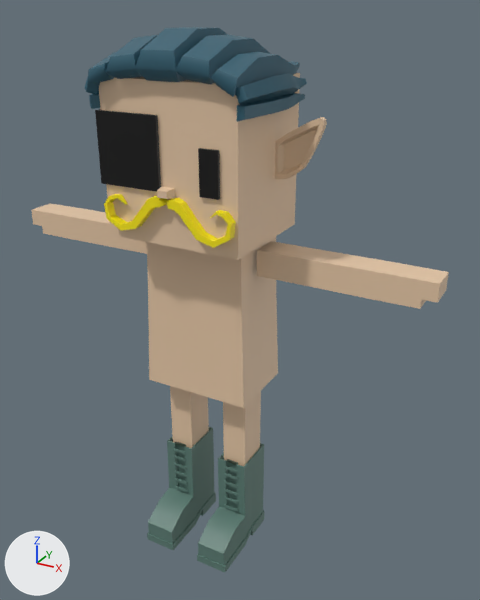
An edit to the FBX model mustachiorascals/fbx/3678edd7-d987-4be0-9b91-6f016a8f3b3a.fbx, drawn before and after from the same camera.
Camera for both pictures: a 50 mm lens placed at (0.0182, -0.0287, 0.0304), pointed at (0.0013, 0.002, 0.015). The axes (+X, +Y, +Z) are drawn at lower left. The lights are the same throughout. Where no turn or scale is listed for an object, it has been applied to the vertices.

Objects in the first picture: 'e_9', 'eye_2', 'f_high_boots', 'h_pushed_back', 'm_strongman', 'mustachio_arms', 'mustachio_body', 'mustachio_head', 'mustachio_legs'.
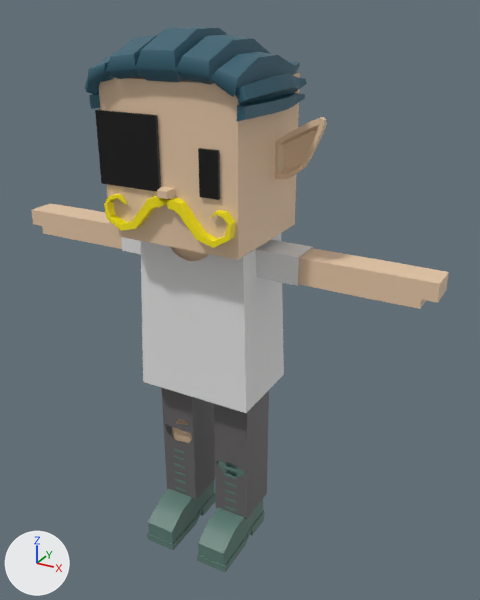
Edits to the scene script, one JSON object a line:
```json
{"op": "add", "block": "mat_upper_garment_1", "code": ["mat_upper_garment_1 = principled_material('upper_garment_1')", "mat_upper_garment_1.base_color = (0.8, 0.8, 0.8)  # white #e7e7e7"]}
{"op": "add", "block": "mat_lower_garment", "code": ["mat_lower_garment = principled_material('lower_garment')", "mat_lower_garment.base_color = (0.133, 0.125, 0.129)  # dark grey #666365"]}
{"op": "add", "block": "me_mesh_011", "code": ["me_mesh_011 = bpy.data.meshes.new('Mesh.011')", "me_mesh_011.from_pydata(...)  # 24 vertices, 18 faces; spans x -0.00561..0.00561, y 0.00027..0.00209, z 0.01737..0.01893", "me_mesh_011.materials.append(mat_upper_garment_1)  # white #e7e7e7"]}
{"op": "add", "block": "me_mesh_003_1", "code": ["me_mesh_003_1 = bpy.data.meshes.new('Mesh.003')", "me_mesh_003_1.from_pydata(...)  # 277 vertices, 244 faces; spans x -0.00297..0.00299, y -0.00021..0.00257, z 0.0014..0.01069", "me_mesh_003_1.materials.append(mat_lower_garment)  # dark grey #666365"]}
{"op": "add", "block": "me_mesh_010", "code": ["me_mesh_010 = bpy.data.meshes.new('Mesh.010')", "me_mesh_010.from_pydata(...)  # 230 vertices, 212 faces; spans x -0.00349..0.00349, y -0.0013..0.00353, z 0.00994..0.01894", "me_mesh_010.materials.append(mat_upper_garment_1)  # white #e7e7e7"]}
{"op": "add", "block": "ob_c_shirt_2", "code": ["ob_c_shirt_2 = bpy.data.objects.new('c_shirt_2', me_mesh_011)", "ob_c_shirt_2.location = (0.0, 0.0, 0.0)"]}
{"op": "add", "block": "ob_c_rippedjeans", "code": ["ob_c_rippedjeans = bpy.data.objects.new('c_rippedjeans', me_mesh_003_1)", "ob_c_rippedjeans.location = (0.0, 0.0, 0.0)"]}
{"op": "add", "block": "ob_c_shirt_1", "code": ["ob_c_shirt_1 = bpy.data.objects.new('c_shirt_1', me_mesh_010)", "ob_c_shirt_1.location = (0.0, 0.0, 0.0)"]}
```

Pixel boxes (x1, y1, x2, y2) of what changed, in the pictures (480 x 600 px):
```json
{"object": "c_shirt_1", "change": "added", "after": [141, 233, 284, 413]}
{"object": "c_rippedjeans", "change": "added", "after": [161, 387, 269, 519]}
{"object": "c_shirt_2", "change": "added", "after": [121, 237, 313, 286]}
{"object": "mustachio_body", "change": "unchanged, covered by the edit", "before": [146, 236, 278, 408], "after": [171, 247, 208, 261]}
{"object": "mustachio_legs", "change": "unchanged, covered by the edit", "before": [170, 386, 261, 466], "after": [172, 419, 192, 443]}
```
